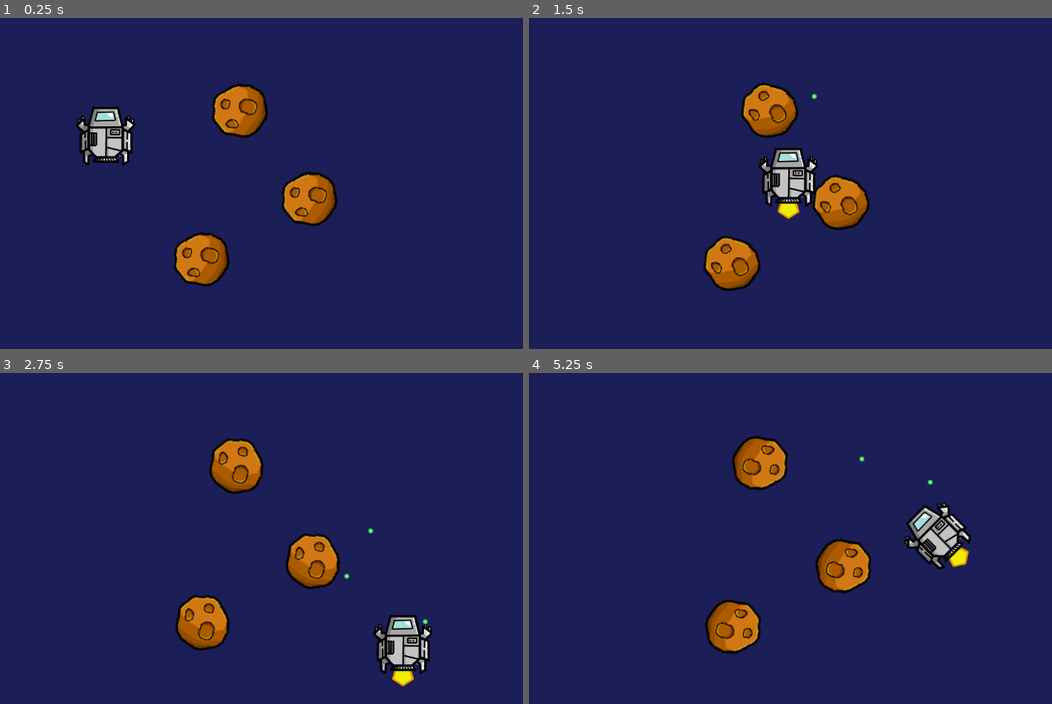
Above: before the commit, frames 1-4 (two rows, left to right).
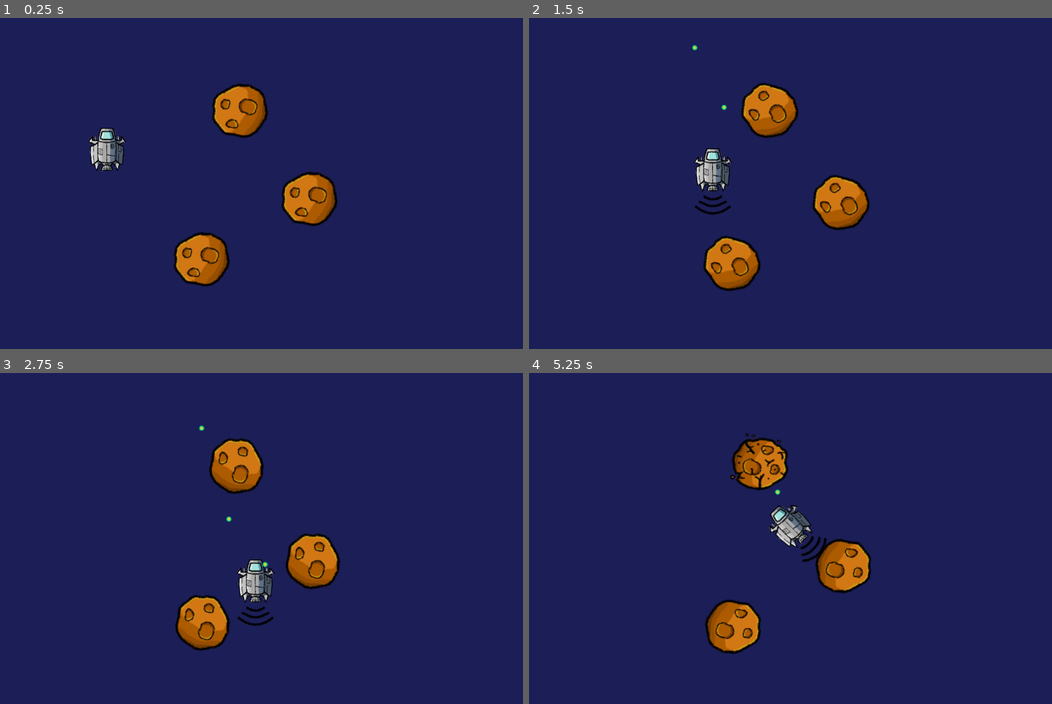
Above: after the commit, the same moments.

Repository: proJJ999/Spaceship-Enjoyer
Game: Godot game, scene res://main.tscn
The game is run twice, just before and just after one commit, with the same random seed, the same clock (stepped at 60 frames per second) and the same inputs.
Inputs:
- Up to frame 1 (0.25 s): no input
- Up to frame 2 (1.5 s): hold D (move_right) 0.53-1.28 s; hold Up (shoot) 0.53-1.28 s; hold S (move_down) from 1.28 s (still down); tap Up (shoot) at 1.35 s
- Up to frame 3 (2.75 s): release S (move_down) at 2.03 s; hold D (move_right) from 2.03 s (still down); hold Up (shoot) from 2.03 s (still down)
- Up to frame 4 (5.25 s): release D (move_right) at 2.78 s; release Up (shoot) at 2.78 s; hold W (move_up) 2.78-3.53 s; tap Up (shoot) at 2.85, 4.35 s; hold Up (shoot) 3.53-4.28 s; hold Left (left) 3.53-5.03 s; hold S (move_down) from 5.03 s (still down); hold Up (shoot) from 5.03 s (still down)

The runs differ from the first frame. In frame 1, 1.6% of the frame differs, in the area x 14-26%, y 26-47%; in frame 2, 2.5%; in frame 3, 2.6%; in frame 4, 3.0%, in the area x 38-85%, y 18-60%.
Error in both runs: Invalid call. Nonexistent function 'get_damage' in base 'Area2D (player.gd)'. (res://meteor.gd:43)

Commit message:
Changed player model

Diff:
--- a/player.gd
+++ b/player.gd
@@ -1,6 +1,6 @@
 extends Area2D
 
-@export var player_speed = 400
+@export var player_speed = 200
 @export var radiant_speed = PI * 1.5
 
 signal bullet_shot(parent, bullet)
--- a/player.tscn
+++ b/player.tscn
@@ -1,15 +1,23 @@
-[gd_scene load_steps=7 format=3 uid="uid://q6d8su1x4qb0"]
+[gd_scene load_steps=9 format=3 uid="uid://q6d8su1x4qb0"]
 
 [ext_resource type="Script" path="res://player.gd" id="1_qxt6e"]
 [ext_resource type="PackedScene" uid="uid://bumq47rbyaeis" path="res://bullet.tscn" id="2_0uyif"]
-[ext_resource type="Texture2D" uid="uid://bnosihcweg0tu" path="res://assets/spaceship_flying.png" id="2_71ye5"]
-[ext_resource type="Texture2D" uid="uid://dkmy514iewrfo" path="res://assets/spaceship_idle.png" id="3_pabsk"]
+[ext_resource type="Texture2D" uid="uid://cyxk6lkc1e4mm" path="res://assets/spaceship_V2.png" id="3_0xnbg"]
+[ext_resource type="Texture2D" uid="uid://btdukyomb5u07" path="res://assets/spaceship_V2_flying_1.png" id="3_dh4lk"]
+[ext_resource type="Texture2D" uid="uid://kmpasb00swpc" path="res://assets/spaceship_V2_flying_2.png" id="4_v4i4s"]
+[ext_resource type="Texture2D" uid="uid://cyoy0sj3c1jj" path="res://assets/spaceship_V2_flying_3.png" id="5_b1b2w"]
 
 [sub_resource type="SpriteFrames" id="SpriteFrames_wutpq"]
 animations = [{
 "frames": [{
 "duration": 1.0,
-"texture": ExtResource("2_71ye5")
+"texture": ExtResource("3_dh4lk")
+}, {
+"duration": 1.0,
+"texture": ExtResource("4_v4i4s")
+}, {
+"duration": 1.0,
+"texture": ExtResource("5_b1b2w")
 }],
 "loop": true,
 "name": &"flying",
@@ -17,7 +25,7 @@
 }, {
 "frames": [{
 "duration": 1.0,
-"texture": ExtResource("3_pabsk")
+"texture": ExtResource("3_0xnbg")
 }],
 "loop": true,
 "name": &"idle",
@@ -25,27 +33,29 @@
 }]
 
 [sub_resource type="RectangleShape2D" id="RectangleShape2D_x0k5y"]
-size = Vector2(92, 106)
+size = Vector2(70, 88)
 
 [node name="Player" type="Area2D"]
-position = Vector2(338, 248)
+position = Vector2(340, 258)
 monitoring = false
 script = ExtResource("1_qxt6e")
 bullet_scene = ExtResource("2_0uyif")
+metadata/_edit_group_ = true
 
 [node name="AnimatedSprite2D" type="AnimatedSprite2D" parent="."]
+position = Vector2(0, 25)
 sprite_frames = SubResource("SpriteFrames_wutpq")
-animation = &"idle"
+animation = &"flying"
+frame_progress = 0.894202
 
 [node name="CollisionShape2D" type="CollisionShape2D" parent="."]
-position = Vector2(-1, -20)
 shape = SubResource("RectangleShape2D_x0k5y")
 
 [node name="BulletSpawnRight" type="Marker2D" parent="."]
-position = Vector2(50, -50)
+position = Vector2(22, -22)
 
 [node name="BulletSpawnLeft" type="Marker2D" parent="."]
-position = Vector2(-50, -50)
+position = Vector2(-22, -22)
 
 [node name="BulletCooldown" type="Timer" parent="."]
 wait_time = 0.1
Binary file added: assets/spaceship_V2.png
Not shown, added: assets/spaceship_V2.png.import
Binary file added: assets/spaceship_V2_flying_1.png
Not shown, added: assets/spaceship_V2_flying_1.png.import
Binary file added: assets/spaceship_V2_flying_2.png
Not shown, added: assets/spaceship_V2_flying_2.png.import
Binary file added: assets/spaceship_V2_flying_3.png
Not shown, added: assets/spaceship_V2_flying_3.png.import
Not shown, added: krita-projects/spaceship_V2.png.import
Not shown, added: assets/spaceship_V2.png~
Not shown, added: krita-projects/spaceship_V2.kra
Not shown, added: krita-projects/spaceship_V2.kra~
(and 2 more such lines)
